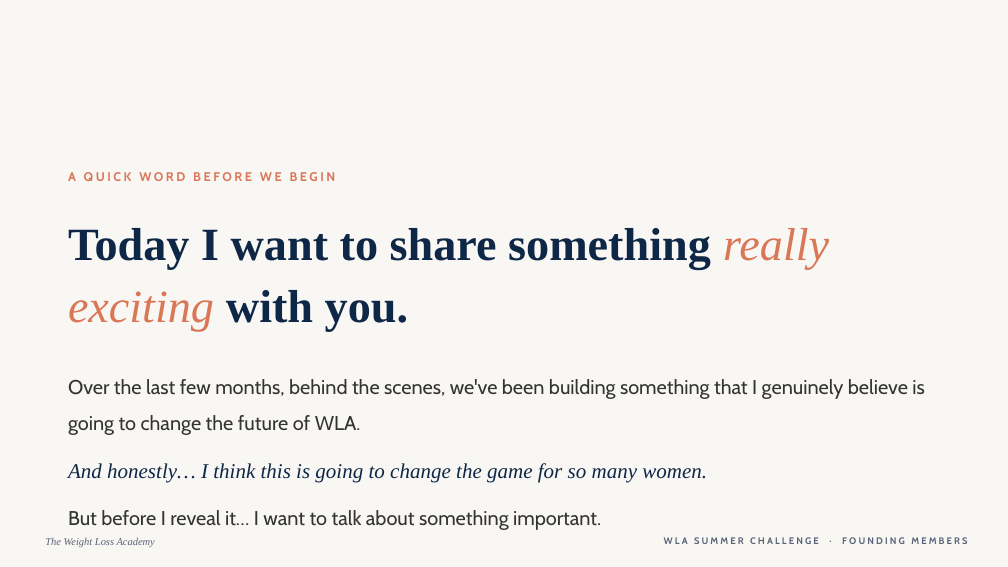
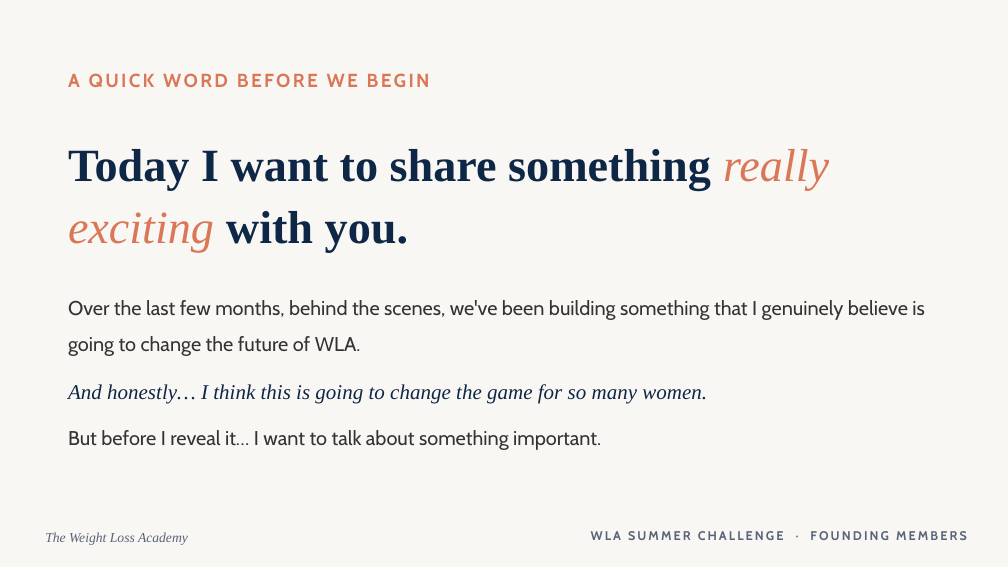
Before and after one commit to WeAreWLA/21-day-reset, a slide deck: slide 2 of wla-summer-challenge-launch.pptx. Drawn at 1008x567 pixels with LibreOffice and Linux fonts; fonts in the diff are those of the drawing. Boxes give left, top, right and bottom in pixels: in the first picture for what was removed or moved away, otherwise in the second. Text is boxed around its words. In the diff, an @@ line names an element or a change of style, - is before the commit and + after.

```diff
--- a/wla-summer-challenge-launch.pptx
+++ b/wla-summer-challenge-launch.pptx
@@ text "A QUICK WORD BEFORE WE ...": place and size @@
-text "A QUICK WORD BEFORE WE ..." at [68,172,336,181]
+text "A QUICK WORD BEFORE WE ..." at [68,73,430,87]
@@ text "A QUICK WORD BEFORE WE ..." at [68,73,430,87]: size 12 to 18 pt, letter spacing 2.4 to 2.2 pt @@
@@ text "Today I want to share ...": place and size @@
-text "Today I want to share ..." at [68,228,829,332]
+text "Today I want to share ..." at [68,149,829,252]
@@ text "Over the last few months, ...": place and size @@
-text "Over the last few months, ..." at [68,379,924,530]
+text "Over the last few months, ..." at [68,300,924,450]
@@ text "The Weight Loss Academy" at [45,532,188,545]: size 10 to 13 pt @@
@@ text "WLA SUMMER CHALLENGE · FOUNDING ...": place and size @@
-text "WLA SUMMER CHALLENGE · FOUNDING ..." at [664,537,967,544]
+text "WLA SUMMER CHALLENGE · FOUNDING ..." at [591,531,967,540]
@@ text "WLA SUMMER CHALLENGE · FOUNDING ..." at [591,531,967,540]: size 9 to 12 pt @@
```
Also in this commit, not shown: 49 other slides changed, 1 other file.
